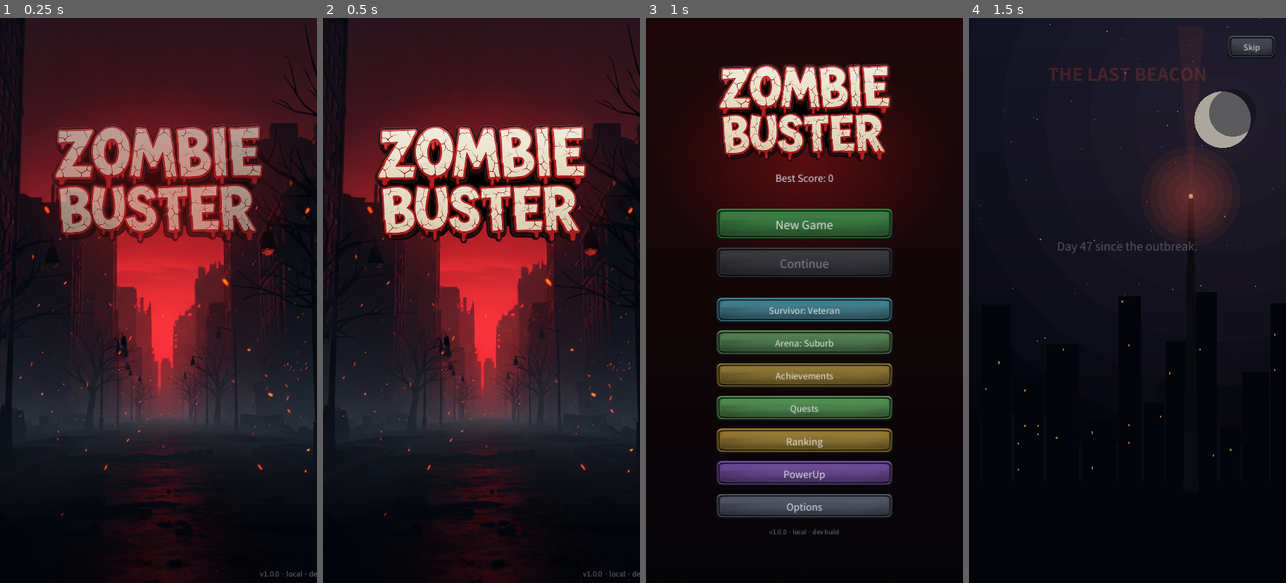
Above: before the commit, frames 1-4 (left to right).
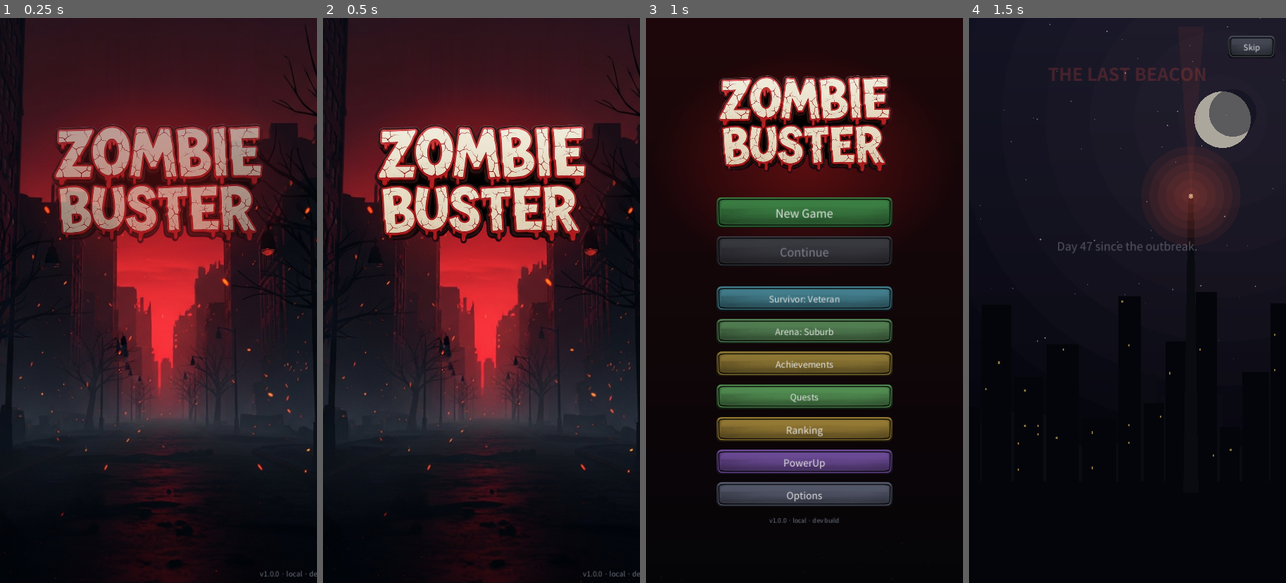
Above: after the commit, the same moments.

Repository: kosj/game_action_defence
Game: Godot game, scene res://scenes/TitleScreen.tscn
Two runs of this game, one before a commit and one after it. Both use one fixed random seed, a clock stepped at 60 frames per second and the inputs below. Sound files missing from this copy of the repository are replaced by a short silence.
Inputs (mouse positions are in pixels of both pictures, inside the frame that each line leads up to):
- Up to frame 1 (0.25 s): no input
- Up to frame 2 (0.5 s): no input
- Up to frame 3 (1 s): tap Enter at 0.5 s; move the mouse to (874, 272) at 0.52 s; click (874, 272) at 0.67 s
- Up to frame 4 (1.5 s): click "New Game" at 1.25 s

Frames 1-2 are identical in both runs. In frame 3, 34% of the frame differs, in the area x 22-78%, y 8-92%; in frame 4, nothing differs.

Commit message:
Remove score/ranking from game-over, title, and main menu

Diff:
--- a/scripts/HUD.gd
+++ b/scripts/HUD.gd
@@ -754,9 +754,8 @@
 	grid.add_theme_constant_override("h_separation", 12)
 	grid.add_theme_constant_override("v_separation", 6)
 	holder.add_child(grid)
-	for row in [["star", "score", Color(1.0, 0.85, 0.2)], ["flag", "wave", Color(0.7, 0.85, 1.0)],
-			["skull", "kills", Color(0.95, 0.55, 0.55)], ["clock", "time", Color(0.82, 0.86, 0.95)],
-			["trophy", "best", Color(0.8, 0.82, 0.9)]]:
+	# 스코어(★)·랭킹(🏆)은 표시하지 않는다(요청) — 처치·시간만 남긴다.
+	for row in [["skull", "kills", Color(0.95, 0.55, 0.55)], ["clock", "time", Color(0.82, 0.86, 0.95)]]:
 		grid.add_child(UIIcon.make(row[0], 22, row[2]))
 		var val := Label.new()
 		val.add_theme_font_size_override("font_size", 24)
@@ -797,19 +796,10 @@
 	_go_medal.color = medal
 	_go_medal.queue_redraw()
 
-	_go_record.visible = Events.is_new_record()
-	if Events.is_new_record():
-		_go_record.text = Locale.t("go_new_best_fmt") % Events.high_score
-
-	_go_vals["wave"].text = "%d" % Events.current_wave
+	_go_record.visible = false   # 신기록 배너(스코어 기반) 미표시
+
 	_go_vals["kills"].text = "%d" % Events.total_kills
 	_go_vals["time"].text = "%02d:%02d" % [m, s]
-	_go_vals["best"].text = "%d" % Events.high_score
-	# 점수 카운트업 연출
-	_go_vals["score"].text = "0"
-	var ct := create_tween()
-	ct.tween_method(func(v: float): _go_vals["score"].text = "%d" % int(v), 0.0, float(Events.score), 0.7) \
-		.set_trans(Tween.TRANS_CUBIC).set_ease(Tween.EASE_OUT)
 
 	_set_blur(true)
 	game_over_panel.visible = true
--- a/scripts/MainMenu.gd
+++ b/scripts/MainMenu.gd
@@ -8,7 +8,6 @@
 ## 난이도 인덱스 → Locale 키
 const _DIFF_KEYS: Array = ["diff_easy", "diff_normal", "diff_hard"]
 
-var _best_label: Label
 var _diff_title: Label
 var _new_game_btn: Button
 var _continue_btn: Button
@@ -144,12 +143,7 @@
 	title.mouse_filter = Control.MOUSE_FILTER_IGNORE
 	box.add_child(title)
 
-	_best_label = Label.new()
-	_best_label.horizontal_alignment = HORIZONTAL_ALIGNMENT_CENTER
-	_best_label.add_theme_font_size_override("font_size", 22)
-	_best_label.add_theme_color_override("font_color", Color(0.85, 0.88, 0.95))
-	box.add_child(_best_label)
-
+	# 최고점(스코어) 표시 제거 — 요청.
 	# 난이도 모드 제거 — 단일 통합 모드(선택 UI 없음).
 
 	var spacer := Control.new()
@@ -1061,7 +1055,6 @@
 
 ## 현재 언어로 모든 라벨/버튼 텍스트를 갱신하고 선택 강조를 다시 칠한다.
 func _apply_language() -> void:
-	_refresh_best_label()
 	_new_game_btn.text = Locale.t("menu_new_game")
 	_continue_btn.text = Locale.t("menu_continue")
 	_lang_title.text = Locale.t("menu_language")
@@ -1112,11 +1105,6 @@
 			_UIStyle.apply_button_style(b, Color(0.14, 0.15, 0.20), Color(0.30, 0.32, 0.40))
 
 
-## "최고 점수: N" — 단일 모드 기준.
-func _refresh_best_label() -> void:
-	_best_label.text = "%s: %d" % [Locale.t("menu_best"), RankingManager.current_best()]
-
-
 func _on_new_game_pressed() -> void:
 	# 새 게임은 서사 인트로를 먼저 보여준 뒤(완료/건너뛰기 시) 실제로 시작한다.
 	_IntroStory.play(self, _start_new_game)
--- a/scripts/TitleScreen.gd
+++ b/scripts/TitleScreen.gd
@@ -21,7 +21,6 @@
 var _main_label: Label
 var _slash: ColorRect
 var _tagline: Label
-var _best: Label
 var _tap_label: Label
 var _flash: ColorRect
 var _fade: ColorRect
@@ -88,10 +87,9 @@
 	_logo.mouse_filter = Control.MOUSE_FILTER_IGNORE
 	_title_holder.add_child(_logo)
 
-	# 태그라인 / 최고점 / 탭 안내
+	# 태그라인 / 탭 안내 (최고점 표시 제거)
 	_tagline = _make_centered_label(Locale.t("title_tagline"), 22, Color(0.78, 0.34, 0.32, 1.0), SLASH_Y + 26.0)
 	UITheme.heading(_tagline)
-	_best = _make_centered_label("%s  %d" % [Locale.t("menu_best"), Events.high_score], 20, Color(0.72, 0.74, 0.80, 1.0), SLASH_Y + 70.0)
 	_tap_label = _make_centered_label(Locale.t("title_tap"), 26, Color(0.95, 0.93, 0.95, 1.0), 1030.0)
 	UITheme.heading(_tap_label)
 
@@ -188,7 +186,6 @@
 	_title_holder.scale = Vector2(1.22, 1.22)
 	_title_holder.modulate.a = 0.0
 	_tagline.modulate.a = 0.0
-	_best.modulate.a = 0.0
 	_tap_label.modulate.a = 0.0
 
 	var tw := create_tween()
@@ -200,7 +197,6 @@
 	tw.tween_callback(_slam)
 	tw.set_parallel(true)
 	tw.tween_property(_tagline, "modulate:a", 1.0, 0.5)
-	tw.tween_property(_best, "modulate:a", 0.85, 0.5)
 	tw.set_parallel(false)
 	tw.tween_property(_tap_label, "modulate:a", 1.0, 0.4)
 	tw.tween_callback(func(): _intro_done = true)
